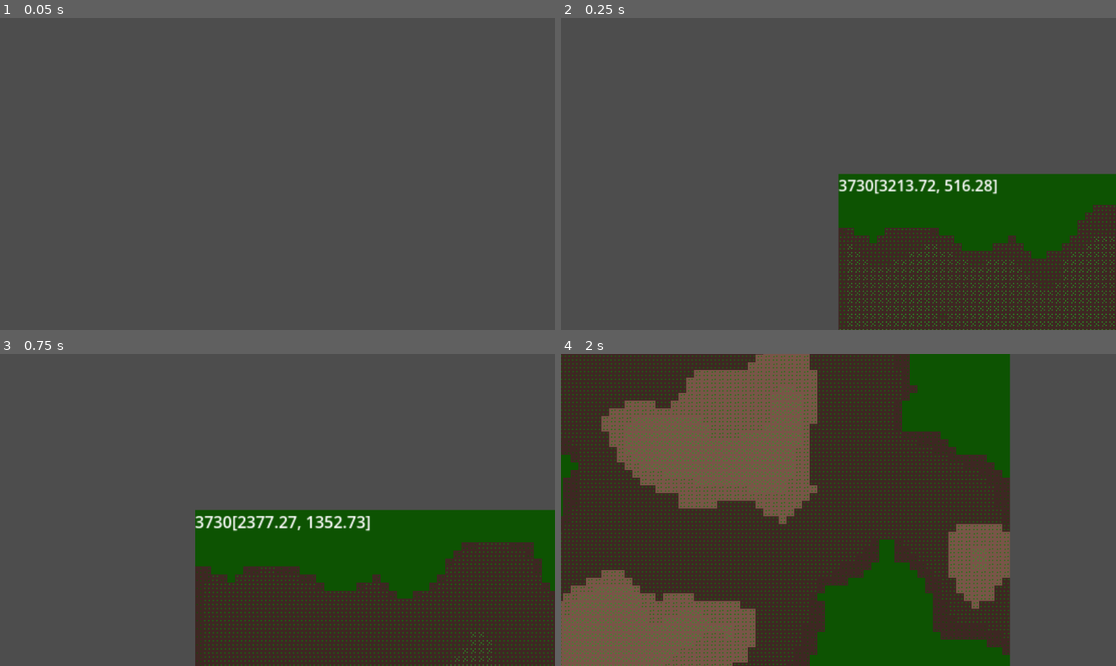
Above: before the commit, frames 1-4 (two rows, left to right).
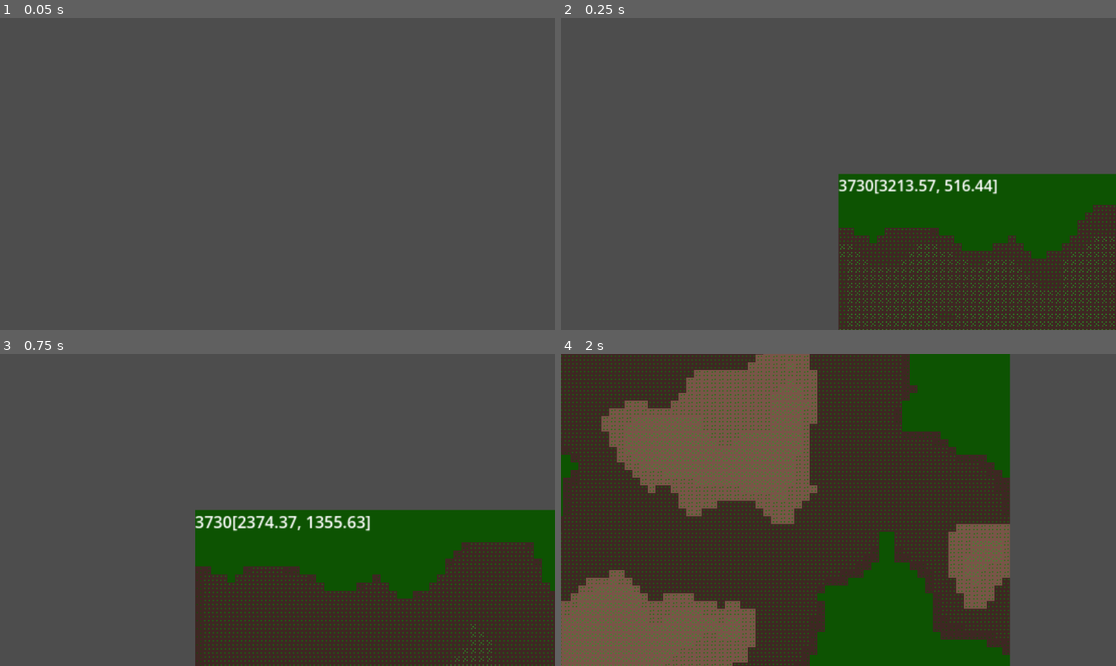
Above: after the commit, the same moments.

Repository: bingecraft-net/sandbox
Game: Godot game, scene res://scenes/game.tscn
The game is run twice, just before and just after one commit, with the same random seed, the same clock (stepped at 60 frames per second) and the same inputs.
Inputs:
- Up to frame 1 (0.05 s): no input
- Up to frame 2 (0.25 s): no input
- Up to frame 3 (0.75 s): hold Right (ui_right) from 0.53 s (still down); tap Z (zoom in) at 0.6 s
- Up to frame 4 (2 s): release Right (ui_right) at 1.28 s; hold Down (ui_down) from 1.28 s (still down); tap X (zoom out) at 1.35 s

Frame 1 is identical in both runs. In frame 2, 0.2% of the frame differs, in the area x 50-91%, y 51-97%; in frame 3, 0.2%; in frame 4, 1.0%, in the area x 0-81%, y 0-100%.

Commit message:
copilot keeps waffling on laplacian denominator

Diff:
--- a/scripts/game.gd
+++ b/scripts/game.gd
@@ -44,7 +44,7 @@
 					var neighbor_x = (x + dx + grid_size) % grid_size
 					var neighbor_y = (y + dy + grid_size) % grid_size
 					var neighbor_value = grid[neighbor_x][neighbor_y]
-					e_laplacian += (neighbor_value.energy_density - e) / 4.
+					e_laplacian += (neighbor_value.energy_density - e) / 8.
 
 			e += e_laplacian * timer.wait_time
 
